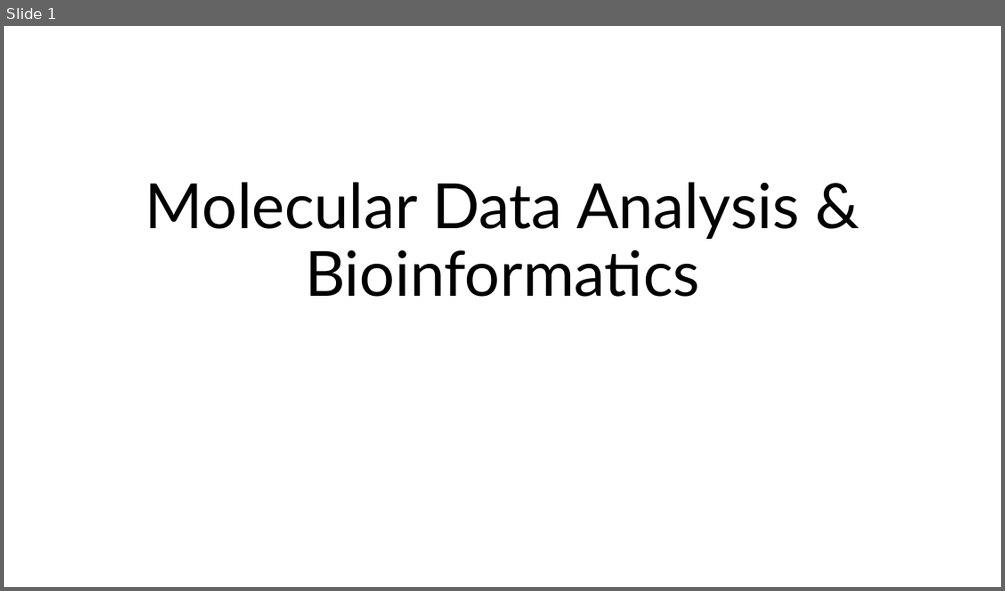
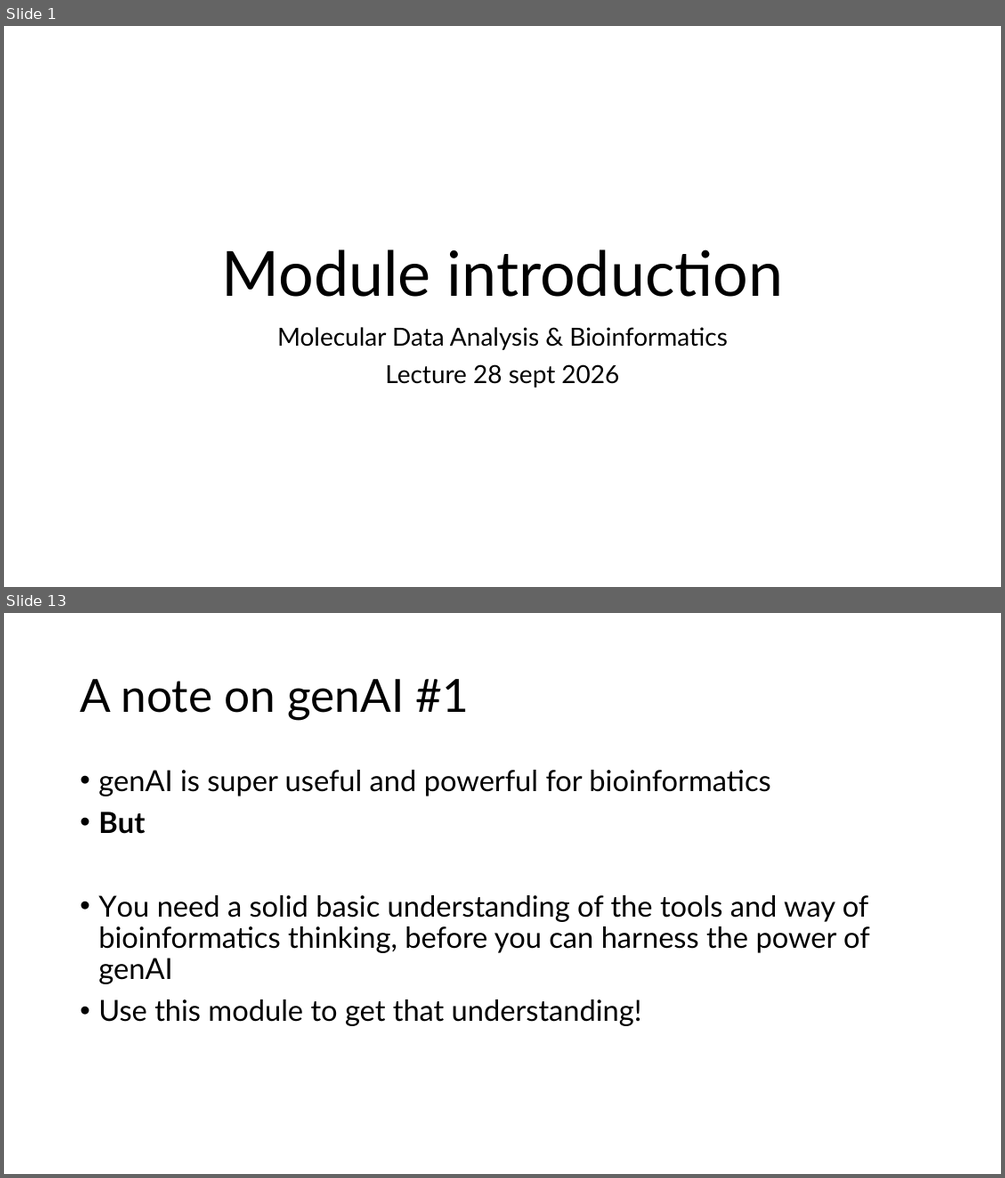
Before and after one commit to mishapaauw/molecular-data-analysis, a slide deck: lectures/0_course_introduction.pptx. Shown one above the other, each under a label of ours: slide 1 before the commit, slides 1 and 13 after it; the slides between them are not shown. The pictures are 1005x591 and 1005x1178 pixels, drawn with LibreOffice and Linux fonts; fonts in the diff are those of the drawing. Boxes give left, top, right and bottom in pixels: in the first picture for what was removed or moved away, otherwise in the second. Text is boxed around its words. In the diff, an @@ line names an element or a change of style, - is before the commit and + after.

```diff
--- a/lectures/0_course_introduction.pptx
+++ b/lectures/0_course_introduction.pptx
@@ slide 13 added at (x1=4, y1=613, x2=1001, y2=1174), background #FFFFFF @@
@@ title added at (x1=80, y1=679, x2=469, y2=720), 44 pt, text #000000 @@
+A note on genAI #1
@@ text added at (x1=98, y1=770, x2=870, y2=1026), 28 pt, text #000000 @@
+• genAI is super useful and powerful for bioinformatics
+• But
+• You need a solid basic understanding of the tools and way of bioinformatics thinking, before you can harness the power of genAI
+• Use this module to get that understanding!
@@ slide 1 changed as well @@
@@ title at (x1=221, y1=249, x2=784, y2=297): text changed @@
-Molecular Data Analysis & Bioinformatics
+Module introduction
@@ subtitle added at (x1=277, y1=327, x2=727, y2=387), 24 pt, text #000000 @@
+Molecular Data Analysis & Bioinformatics
+Lecture 28 sept 2026
```
Also in this commit, not shown: 12 other slides added, 1 other file.
